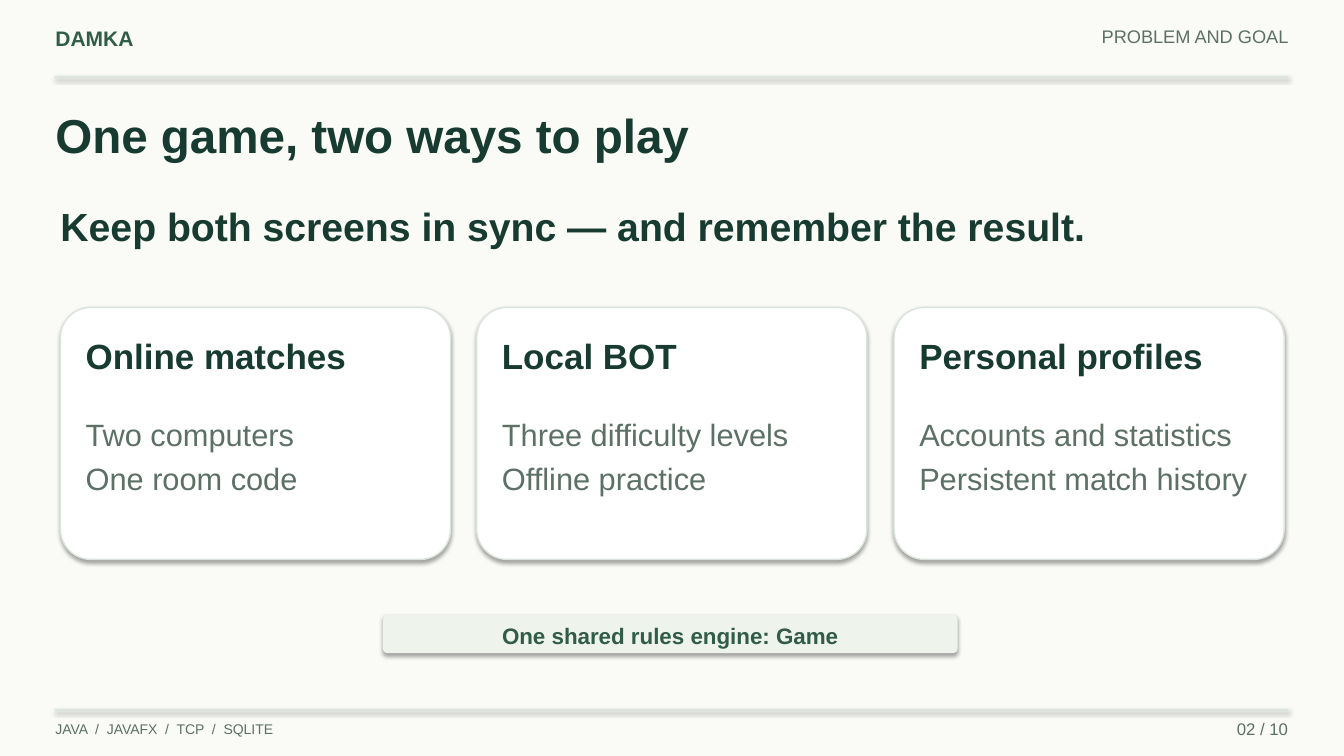
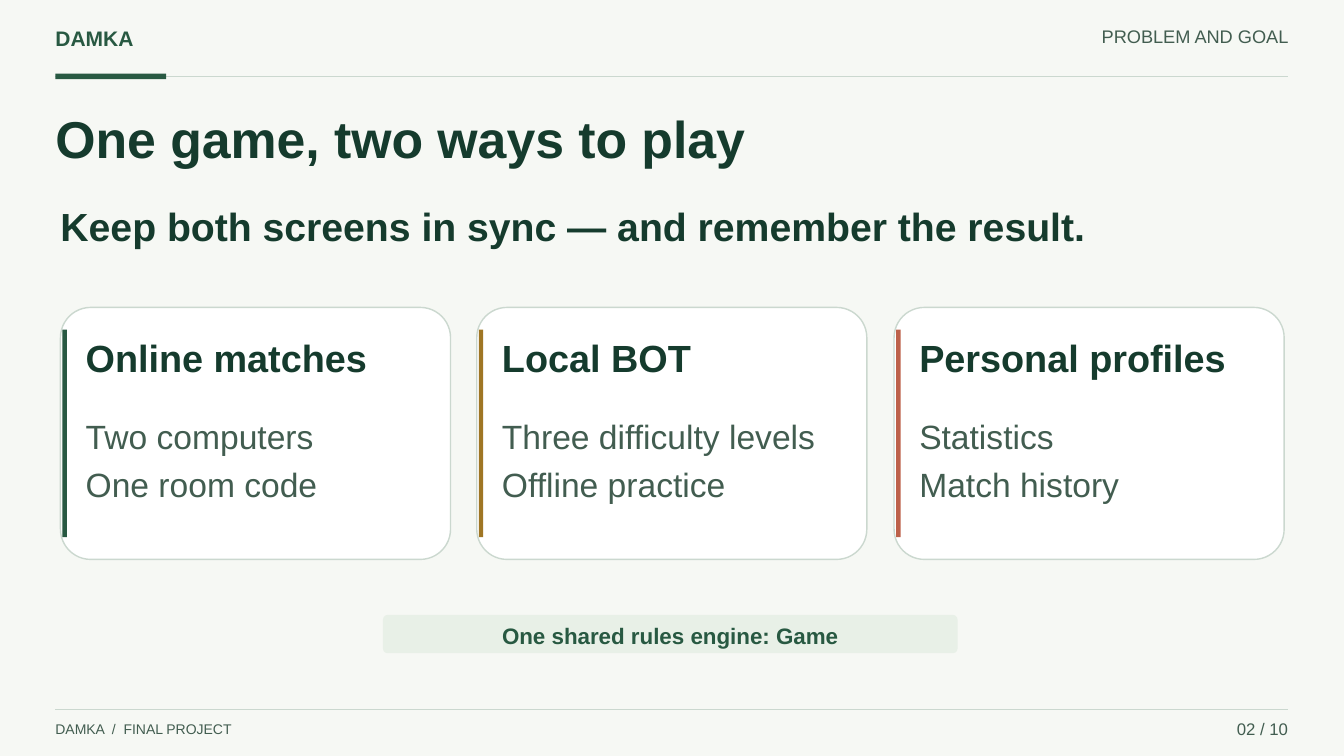
Before and after one commit to MuthannaFrhat/damka-game, a slide deck: slide 2 of docs/presentation/Damka_Presentation.pptx. Drawn at 1344x756 pixels with LibreOffice and Linux fonts; fonts in the diff are those of the drawing. Boxes give left, top, right and bottom in pixels: in the first picture for what was removed or moved away, otherwise in the second. Text is boxed around its words. In the diff, an @@ line names an element or a change of style, - is before the commit and + after.

Commit message:
Polish presentation design and update closing slides

```diff
--- a/docs/presentation/Damka_Presentation.pptx
+++ b/docs/presentation/Damka_Presentation.pptx
@@ background #FAFAF7 to #F6F8F4 @@
@@ text "PROBLEM AND GOAL" at box(1102, 30, 1289, 43): text colour #5C7066 to #425D50 @@
@@ line (55, 77) - (1289, 77): stroke #DCE5DD 1.4 pt to #CBD8CF 1 pt @@
@@ rectangle added at box(55, 74, 166, 80), fill #285942 @@
@@ text "One game, two ways to ..." at box(55, 120, 744, 168): size 34 to 37 pt, text colour #173B30 to #153B2D @@
@@ outline #DCE5DD 1 pt to #CBD8CF 1 pt; shadow off in 3 elements at box(60, 308, 451, 560), box(477, 308, 867, 560), box(894, 308, 1285, 560) @@
@@ rectangle added at box(63, 330, 67, 537), fill #285942 @@
@@ rectangle added at box(479, 330, 483, 537), fill #9F7624 @@
@@ rectangle added at box(896, 330, 900, 537), fill #BD614A @@
@@ size 25 to 27 pt, text colour #173B30 to #153B2D in 3 elements at box(86, 344, 367, 373), box(502, 344, 691, 373), box(919, 344, 1225, 379) @@
@@ text "Two computers" at box(86, 426, 317, 498): size 22 to 24 pt, text colour #5C7066 to #425D50 @@
@@ text "Three difficulty levels" at box(502, 424, 815, 504): size 22 to 24 pt, text colour #5C7066 to #425D50 @@
@@ text at box(919, 424, 1119, 504): text changed; size 22 to 24 pt; text colour #5C7066 to #425D50 @@
-Accounts and statistics
-Persistent match history
+Statistics
+Match history
@@ rounded rectangle at box(383, 615, 958, 653): fill #EEF3EC to #E8F0E7; shadow off @@
@@ line (55, 710) - (1289, 710): stroke #DCE5DD 1.4 pt to #CBD8CF 0.8 pt @@
@@ text "02 / 10" at box(1237, 723, 1288, 735): text colour #5C7066 to #425D50 @@
@@ text at box(55, 724, 231, 734): text changed; text colour #5C7066 to #425D50 @@
-JAVA / JAVAFX / TCP / SQLITE
+DAMKA / FINAL PROJECT
```
Also in this commit, not shown: 8 other slides changed, 1 slide added, 1 slide removed, 4 other files.
